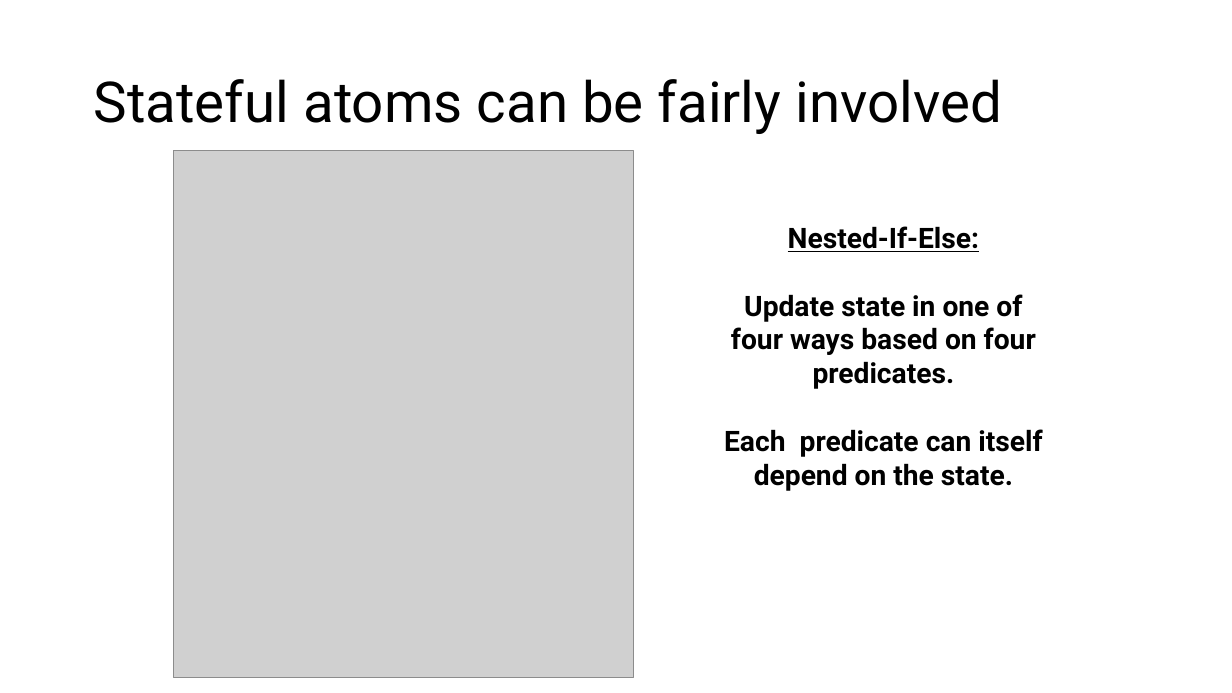
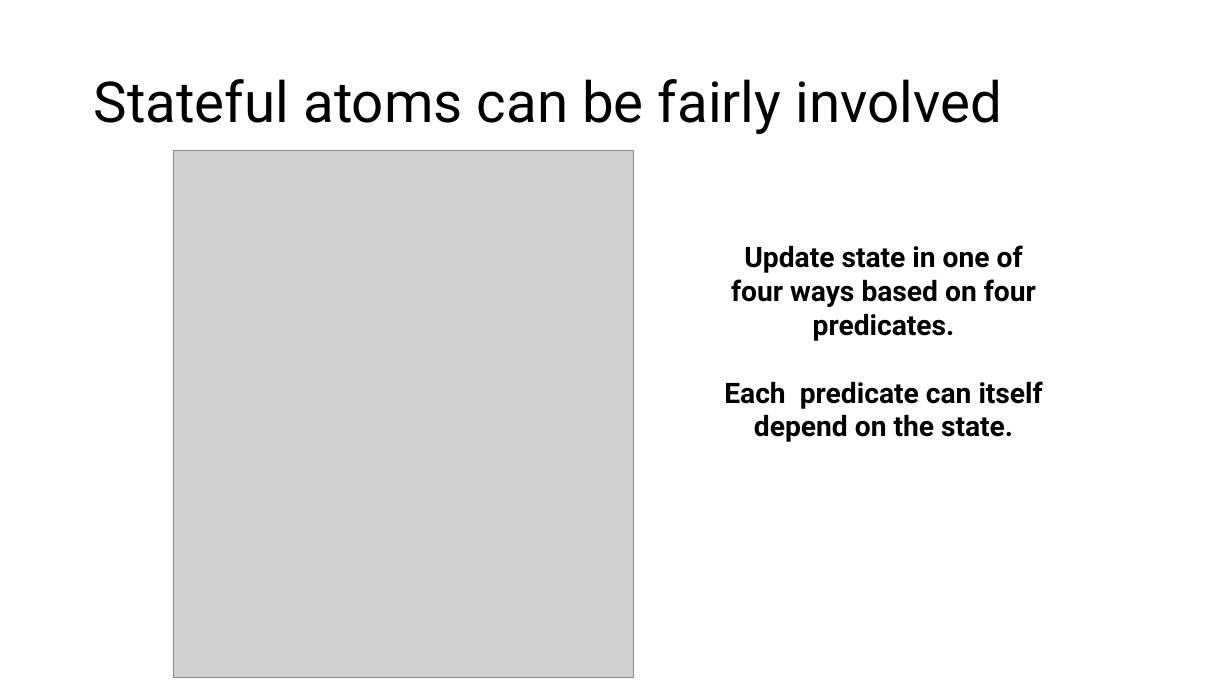
Before and after one commit to anirudhSK/pifo-domino-marple-ppts, a slide deck: slide 15 of domino_sigcomm.pptx. Drawn at 1232x693 pixels with LibreOffice and Linux fonts; fonts in the diff are those of the drawing; grey boxes stand for pictures. Boxes give left, top, right and bottom in pixels: in the first picture for what was removed or moved away, otherwise in the second. Text is boxed around its words. In the diff, an @@ line names an element or a change of style, - is before the commit and + after.

```diff
--- a/domino_sigcomm.pptx
+++ b/domino_sigcomm.pptx
@@ text "Update state in one of ...": place and size @@
-text "Update state in one of ..." at (724,226,1042,491)
+text "Update state in one of ..." at (724,245,1043,442)
@@ text at (788,226,979,252): paragraph removed @@
-Nested-If-Else:
```
Also in this commit, not shown: 7 other slides changed, 1 slide removed.
